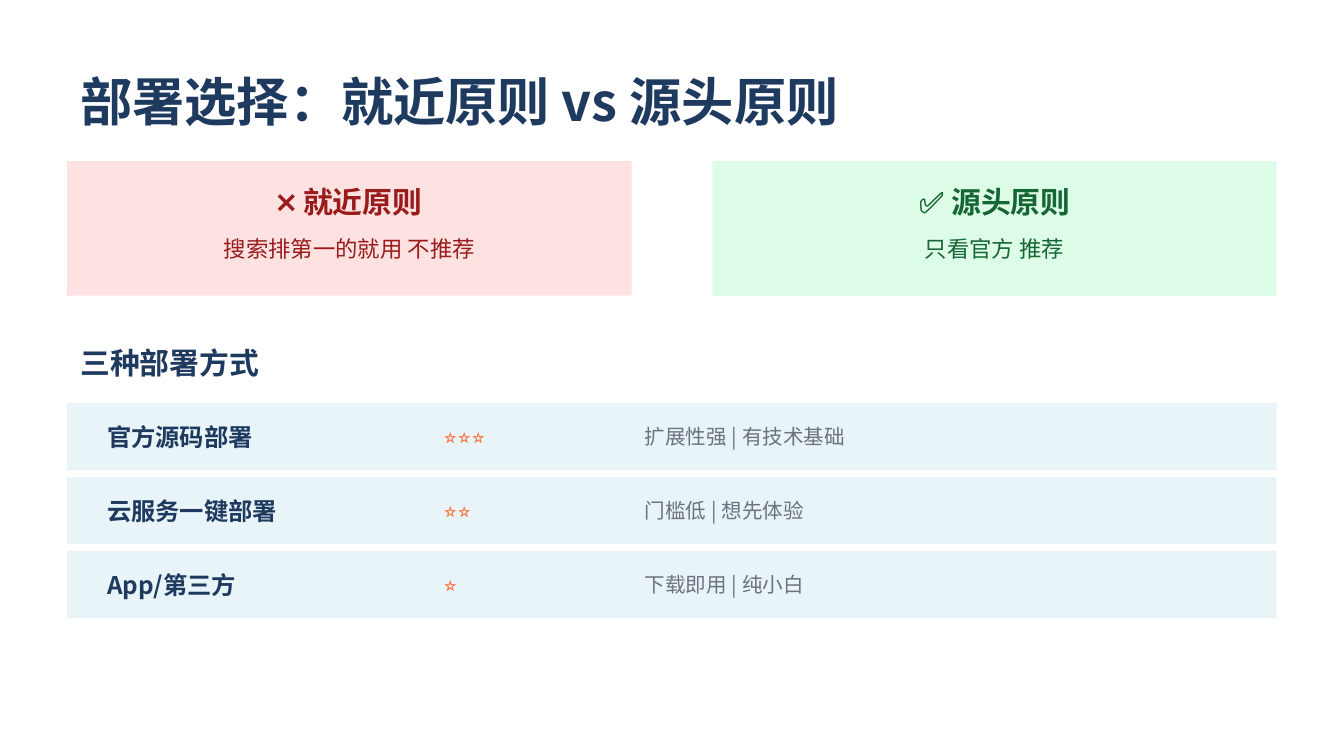
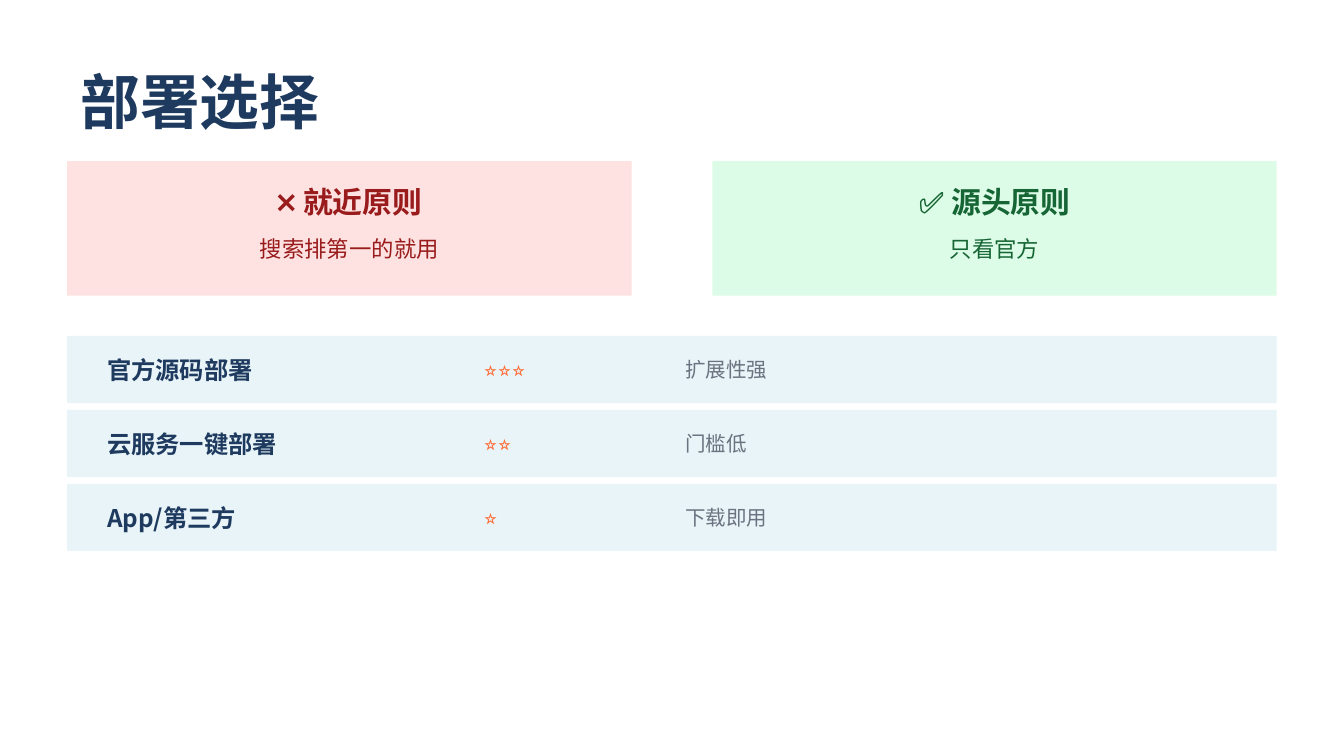
Before and after one commit to lingling1989r/Openclaw4OPC, a slide deck: slide 6 of DAY01_认知与案例.pptx (slide 5 before the commit). Drawn at 1344x756 pixels with LibreOffice and Linux fonts; fonts in the diff are those of the drawing. Boxes give left, top, right and bottom in pixels: in the first picture for what was removed or moved away, otherwise in the second. Text is boxed around its words. In the diff, an @@ line names an element or a change of style, - is before the commit and + after.

```diff
--- a/DAY01_认知与案例.pptx
+++ b/DAY01_认知与案例.pptx
@@ text at [80, 73, 319, 130]: text changed; size 28 to 32 pt @@
-部署选择：就近原则 vs 源头原则
+部署选择
@@ text at [260, 238, 439, 259]: text changed @@
-搜索排第一的就用 不推荐
+搜索排第一的就用
@@ text at [950, 238, 1040, 259]: text changed @@
-只看官方 推荐
+只看官方
@@ rectangle: place and size @@
-rectangle at [67, 551, 1277, 618]
+rectangle at [67, 336, 1277, 403]
@@ text removed at [80, 348, 259, 377] @@
-三种部署方式
@@ text "官方源码部署": place and size @@
-text "官方源码部署" at [107, 425, 252, 448]
+text "官方源码部署" at [107, 358, 252, 381]
@@ text at [470, 343, 672, 396]: text changed @@
-⭐
+⭐⭐⭐
@@ text at [685, 360, 767, 379]: text changed @@
-扩展性强 | 有技术基础
+扩展性强
@@ rectangle: place and size @@
-rectangle at [67, 403, 1277, 470]
+rectangle at [67, 410, 1277, 477]
@@ text "云服务一键部署": place and size @@
-text "云服务一键部署" at [107, 499, 277, 522]
+text "云服务一键部署" at [107, 432, 277, 455]
@@ text at [470, 417, 672, 470]: text changed @@
-⭐⭐⭐
+⭐⭐
@@ text at [685, 434, 747, 453]: text changed @@
-门槛低 | 想先体验
+门槛低
@@ rectangle: place and size @@
-rectangle at [67, 477, 1277, 544]
+rectangle at [67, 484, 1277, 551]
@@ text "App/第三方": place and size @@
-text "App/第三方" at [107, 573, 236, 600]
+text "App/第三方" at [107, 506, 236, 533]
@@ text at [470, 491, 672, 544]: text changed @@
-⭐⭐
+⭐
@@ text at [685, 508, 767, 527]: text changed @@
-下载即用 | 纯小白
+下载即用
```
Also in this commit, not shown: 6 other slides changed, 1 slide added, 1 other file.
